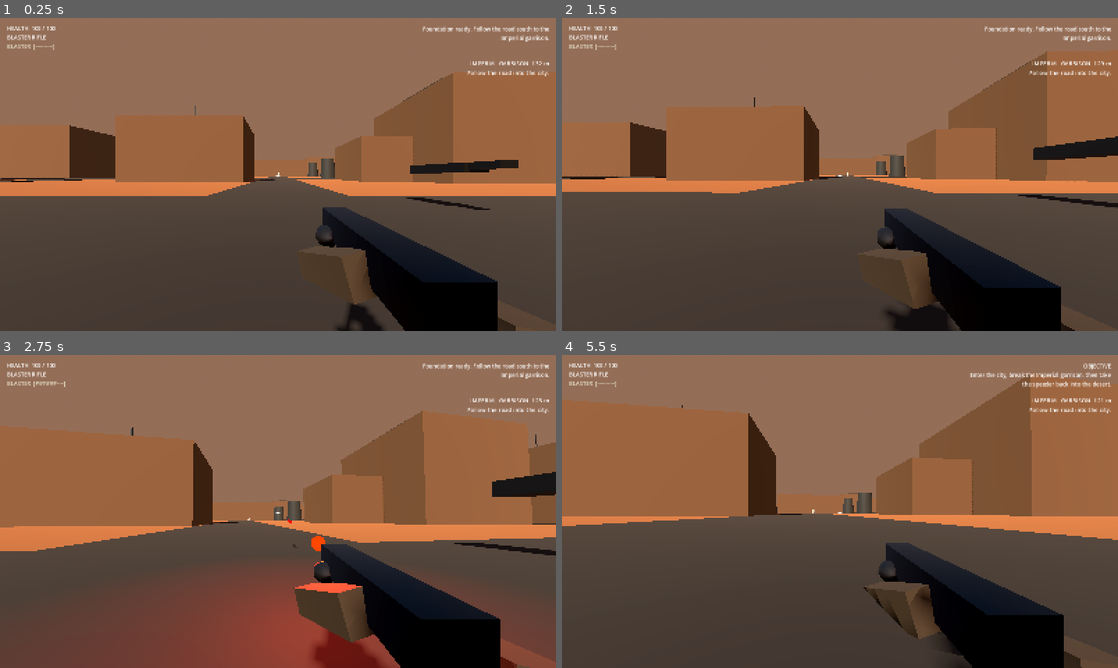
Above: before the commit, frames 1-4 (two rows, left to right).
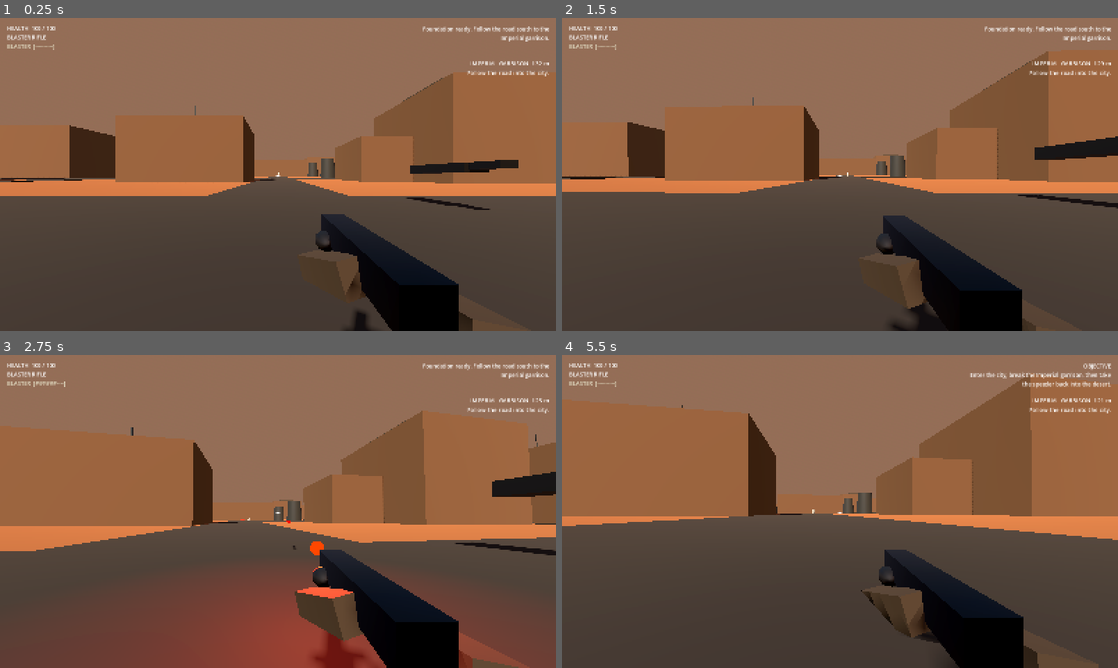
Above: after the commit, the same moments.

Repository: Deputy1389/far-horizon
Game: Godot game, scene res://game/scenes/main.tscn
Same seed, same stepped clock (60 frames per second), same inputs: the game is played once before the commit and once after it.
Inputs (mouse positions are in pixels of both pictures, inside the frame that each line leads up to):
- Up to frame 1 (0.25 s): no input
- Up to frame 2 (1.5 s): tap Enter at 0.5 s; move the mouse to (867, 174) at 0.52 s; hold Right mouse button (aim) 0.53-1.28 s; hold W (move_forward) from 0.53 s (still down); click (867, 174) at 0.67 s; tap Space (jump) at 0.77 s; move the mouse to (812, 174) at 1.27 s; tap C (crouch) at 1.35 s
- Up to frame 3 (2.75 s): keep holding W (move_forward); tap Space (jump) at 1.52 s; move the mouse to (289, 505) at 2.02 s; press the mouse at (289, 505) at 2.03 s
- Up to frame 4 (5.5 s): keep holding W (move_forward); move the mouse to (834, 517) at 2.77 s; release the mouse at (834, 517) at 2.78 s; tap E (interact) at 2.85 s; click (834, 517) at 2.92 s; tap Space (jump) at 3.02, 3.77, 4.52 s; move the mouse to (878, 514) at 3.52 s; tap Z (prone) at 3.6 s; move the mouse to (795, 508) at 4.27 s; tap Shift (sprint) at 4.35 s; move the mouse to (845, 511) at 5.02 s; hold R (vent) from 5.03 s (still down); click (845, 511) at 5.17 s

The runs differ from the first frame. In frame 1, 3.8% of the frame differs, in the area x 56-97%, y 60-100%; in frame 2, 3.8%; in frame 3, 4.8%, in the area x 0-100%, y 21-100%; in frame 4, 4.2%.

Commit message:
combat: tune ADS zoom, viewmodel scale, and recoil for infantry feel

Diff:
--- a/game/scripts/combat/weapon_definition.gd
+++ b/game/scripts/combat/weapon_definition.gd
@@ -24,12 +24,14 @@
 	weapon.rounds_per_second = 3.8
 	weapon.hip_spread_degrees = 0.8
 	weapon.ads_spread_degrees = 0.14
-	weapon.recoil_pitch_degrees = 0.9
+	weapon.recoil_pitch_degrees = 0.72
 	weapon.recoil_yaw_degrees = 0.24
 	weapon.heat_per_shot = 0.19
 	weapon.cooling_rate = 0.42
-	weapon.viewmodel_offset = Vector3(0.27, -0.24, -0.5)
-	weapon.ads_offset = Vector3(0.0, -0.19, -0.36)
+	weapon.ads_fov = 64.0
+	weapon.viewmodel_scale = Vector3.ONE * 0.9
+	weapon.viewmodel_offset = Vector3(0.25, -0.25, -0.50)
+	weapon.ads_offset = Vector3(0.015, -0.205, -0.40)
 	return weapon
 
 static func rifle() -> WeaponDefinition:
@@ -40,10 +42,12 @@
 	weapon.rounds_per_second = 8.0
 	weapon.hip_spread_degrees = 0.62
 	weapon.ads_spread_degrees = 0.1
-	weapon.recoil_pitch_degrees = 0.42
+	weapon.recoil_pitch_degrees = 0.36
 	weapon.recoil_yaw_degrees = 0.12
 	weapon.heat_per_shot = 0.105
 	weapon.cooling_rate = 0.31
-	weapon.viewmodel_offset = Vector3(0.31, -0.25, -0.68)
+	weapon.ads_fov = 50.0
+	weapon.viewmodel_scale = Vector3.ONE * 0.84
+	weapon.viewmodel_offset = Vector3(0.27, -0.255, -0.64)
 	weapon.ads_offset = Vector3(0.0, -0.18, -0.51)
 	return weapon
